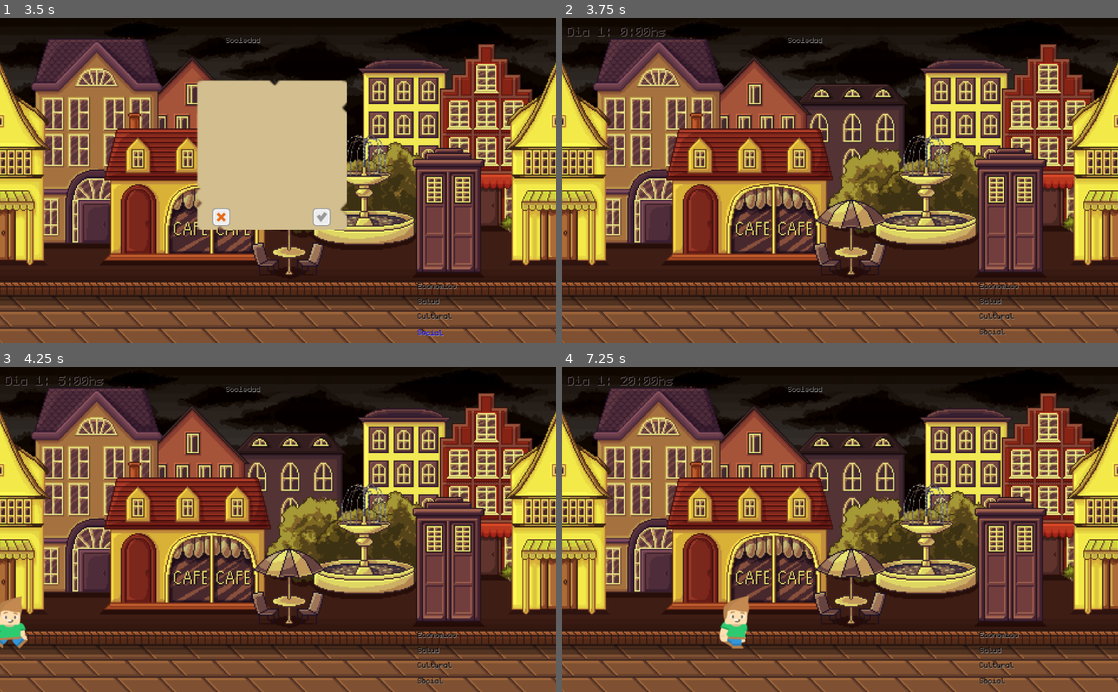
Above: before the commit, frames 1-4 (two rows, left to right).
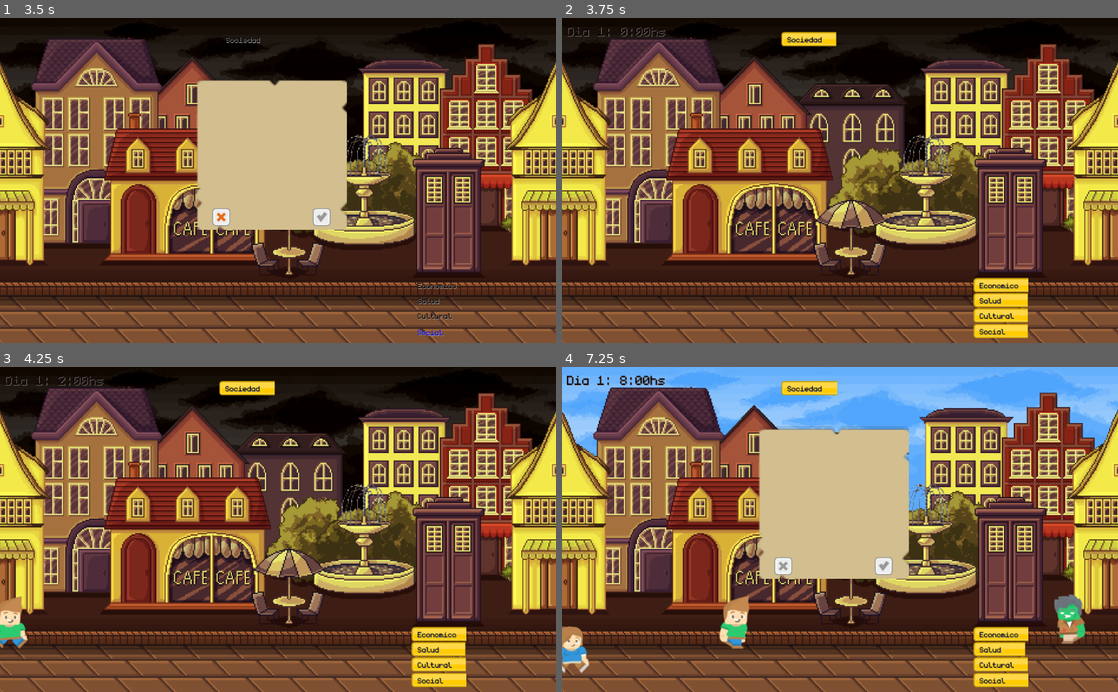
Above: after the commit, the same moments.

Repository: compumundohipermegaredUNQ/SimCovid-21
Game: Godot game, scene res://Main.tscn
Same seed, same stepped clock (60 frames per second), same inputs: the game is played once before the commit and once after it.
Inputs (mouse positions are in pixels of both pictures, inside the frame that each line leads up to):
- Up to frame 1 (3.5 s): click (322, 216) at 0.5 s; click (222, 216) at 1.25 s; click (322, 216) at 2 s; click (222, 216) at 2.75 s
- Up to frame 2 (3.75 s): click (884, 216) at 3.5 s
- Up to frame 3 (4.25 s): no input
- Up to frame 4 (7.25 s): move the mouse to (962, 513) at 4.27 s; move the mouse to (728, 545) at 5.02 s; move the mouse to (895, 458) at 5.77 s; move the mouse to (812, 594) at 6.52 s

Frame 1 is identical in both runs. In frame 2, 2.1% of the frame differs, in the area x 39-84%, y 4-99%; in frame 3, 2.1%; in frame 4, 31%, in the area x 0-100%, y 0-99%.
Error before the commit: Parse Error: Mixed tabs and spaces in indentation. (res://src/Bar/HealthBarGroup.gd:19)

Commit message:
Merge completo

Diff:
--- a/src/Bar/HealthBarGroup.gd
+++ b/src/Bar/HealthBarGroup.gd
@@ -15,7 +15,7 @@
 var social_weight = 0.2
 
 func initialize(timer:Timer, clock:Node2D, multipliers, spawner):
-    pedestrian_spawner = spawner
+	pedestrian_spawner = spawner
 	cultural_bar.initialize(timer, clock, multipliers['Cultural'])
 	economia_bar.initialize(timer, clock, multipliers['Economia'])
 	salud_bar.initialize(timer, clock, multipliers['Salud'])
--- a/src/Card/CardsDatabase.gd
+++ b/src/Card/CardsDatabase.gd
@@ -17,14 +17,14 @@
 
 const INITIAL_DECK = {
 	"Cultural": ['Las cartas con esta categoría la afectarán principalmente,\n y decidirán si tus ciudadanos aprenderán algo u olvidarán todo lo aprendido', [0.05, 0.01, -0.05, 0.03]],
-    "Economico": ['Las cartas con esta categoría la afectarán principalmente,\n y decidirán si lo que te importa es solo la plata', [0.02, 0.05, -0.2, 0.01]],
-    "Salud": ['Las cartas con esta categoría la afectarán principalmente,\n y decidirán si es un salvese quien pueda en el fin del mundo ', [0.02, -0.06, 0.04, 0.03]],
-    "Social": ['Las cartas con esta categoría la afectarán principalmente,\n y decidirán que tan mal o bien queres tratar a tus ciudadanos', [0.03, 0.02, -0.05, 0.05]]
+	"Economico": ['Las cartas con esta categoría la afectarán principalmente,\n y decidirán si lo que te importa es solo la plata', [0.02, 0.05, -0.2, 0.01]],
+	"Salud": ['Las cartas con esta categoría la afectarán principalmente,\n y decidirán si es un salvese quien pueda en el fin del mundo ', [0.02, -0.06, 0.04, 0.03]],
+	"Social": ['Las cartas con esta categoría la afectarán principalmente,\n y decidirán que tan mal o bien queres tratar a tus ciudadanos', [0.03, 0.02, -0.05, 0.05]]
 }
 
 var RANDOM_DECK = {
 
-    "Cultural": [
+	"Cultural": [
 		["Cerrar Escuelas\n\n Los docentes a las aulas... virtuales", [-0.19, 0.0, 0.07, -0.04]],
 		["Prohibir Deportes\n\n Excepto las canchitas de fulbo 5", [-0.15, 0.0, 0.06, -0.06]],
 		["Prohibir Actividades al Aire Libre\n\n Adiós runners", [-0.17, 0.0, 0.05, -0.08]],
@@ -63,7 +63,7 @@
 
 var GOOD_EVENT_DECK = {
 
-    "Cultural": [
+	"Cultural": [
 		["Cerrar Escuelas\n\n Los docentes a las aulas... virtuales", [-0.19, 0.0, 0.07, -0.04]],
 		["Prohibir Deportes\n\n Excepto las canchitas de fulbo 5", [-0.15, 0.0, 0.06, -0.06]],
 		["Prohibir Actividades al Aire Libre\n\n Adiós runners", [-0.17, 0.0, 0.05, -0.08]],
@@ -102,7 +102,7 @@
 
 var BAD_EVENT_DECK = {
 
-    "Cultural": [
+	"Cultural": [
 		["Cerrar Escuelas\n\n Los docentes a las aulas... virtuales", [-0.19, 0.0, 0.07, -0.04]],
 		["Prohibir Deportes\n\n Excepto las canchitas de fulbo 5", [-0.15, 0.0, 0.06, -0.06]],
 		["Prohibir Actividades al Aire Libre\n\n Adiós runners", [-0.17, 0.0, 0.05, -0.08]],
